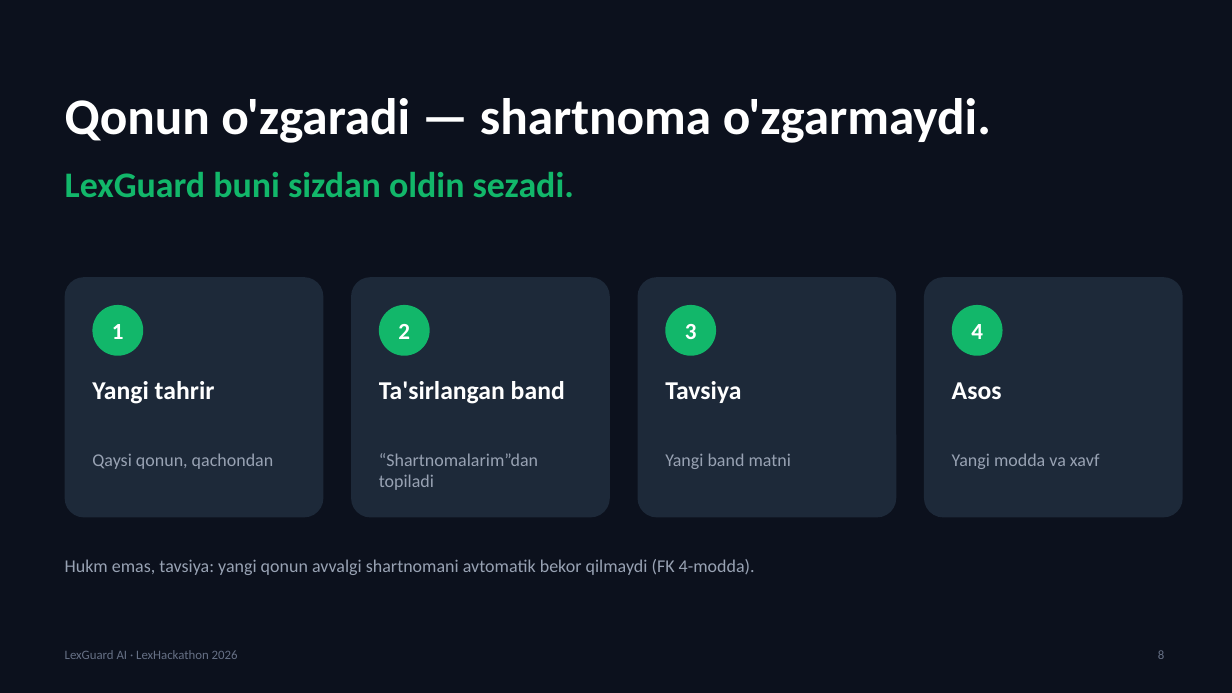
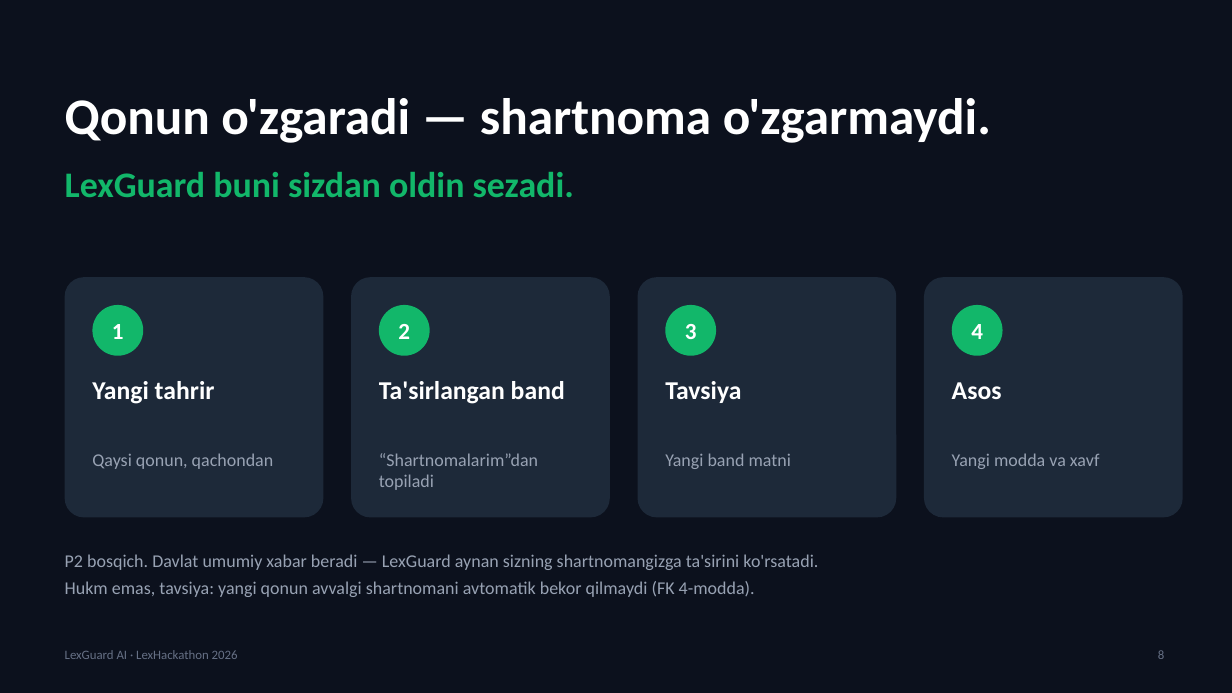
Before and after one commit to Vafoyev/LexHackaton_DNK_CODE, a slide deck: slide 8 of presentation/LexGuard-AI-Taqdimot.pptx. Drawn at 1232x693 pixels with LibreOffice and Linux fonts; fonts in the diff are those of the drawing. Boxes give left, top, right and bottom in pixels: in the first picture for what was removed or moved away, otherwise in the second. Text is boxed around its words. In the diff, an @@ line names an element or a change of style, - is before the commit and + after.

```diff
--- a/presentation/LexGuard-AI-Taqdimot.pptx
+++ b/presentation/LexGuard-AI-Taqdimot.pptx
@@ text at (65, 554, 818, 570): paragraph added @@
+P2 bosqich. Davlat umumiy xabar beradi — LexGuard aynan sizning shartnomangizga ta'sirini ko'rsatadi.
```
Also in this commit, not shown: 11 other slides changed, 5 other files.
